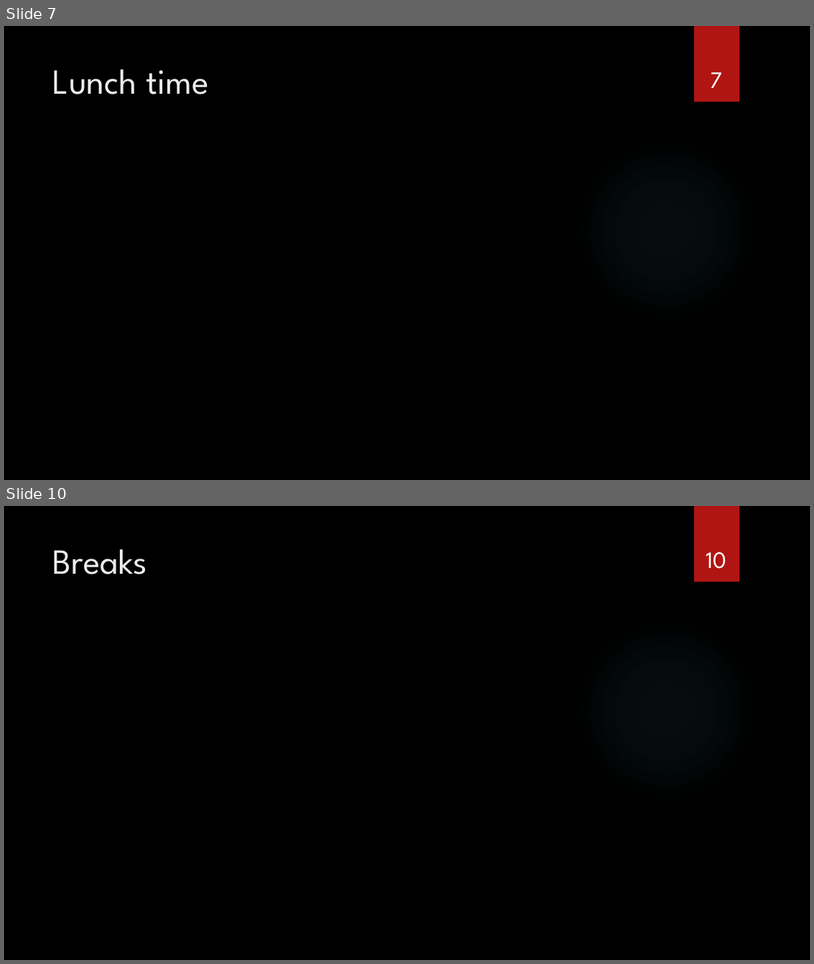
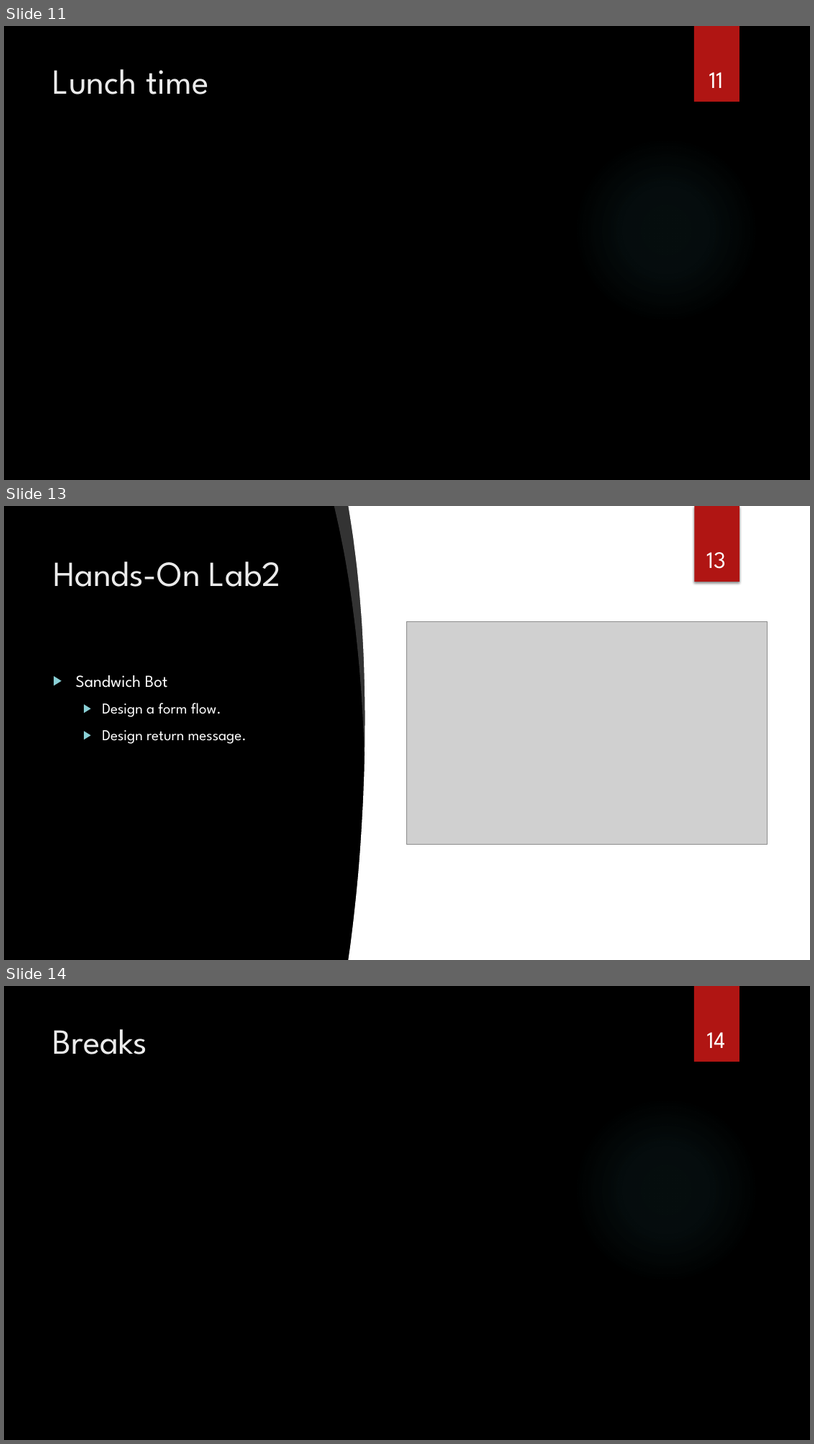
Before and after one commit to Johndgnzj/FCULab.GraphAndBot, a slide deck: Documents/Workshop-Day2_BotFramework.pptx. Shown one above the other, each under a label of ours: slides 7 and 10 before the commit, slides 11, 13 and 14 after it; the slides between them are not shown. The pictures are 814x964 and 814x1444 pixels, drawn with LibreOffice and Linux fonts; fonts in the diff are those of the drawing; grey boxes stand for pictures; background and template pictures are left out. Boxes give left, top, right and bottom in pixels: in the first picture for what was removed or moved away, otherwise in the second. Text is boxed around its words. In the diff, an @@ line names an element or a change of style, - is before the commit and + after.

```diff
--- a/Documents/Workshop-Day2_BotFramework.pptx
+++ b/Documents/Workshop-Day2_BotFramework.pptx
@@ slide 13 added at (4,506,810,960), background picture (left out); not listed: 1 template element that a slide beside it also shows @@
@@ freeform shape added at (334,506,371,752), fill #FFFFFF at 20% opacity @@
@@ freeform shape added at (348,506,437,960), fill #FFFFFF @@
@@ rectangle added at (407,506,810,960), fill #FFFFFF @@
@@ rectangle added at (695,506,741,582), fill #B01513 @@
@@ title added at (53,561,281,587), 42 pt, text #EBEBEB @@
+Hands-On Lab2
@@ page number added at (707,552,726,569), 28 pt, text #FFFFFF @@
+13
@@ picture added at (407,621,767,844) @@
@@ text added at (76,675,247,744), 18 pt, text #FFFFFF @@
+▶ Sandwich Bot
+  ▶ Design a form flow.
+  ▶ Design return message.
@@ what was slide 7 is now slide 11 @@
@@ page number at (710,72,724,88): text changed @@
-7
+11
@@ what was slide 10 is now slide 14 @@
@@ page number at (707,1032,726,1048): text changed @@
-10
+14
```
Also in this commit, not shown: 6 slides changed, 5 other slides added, 1 slide removed, 7 other files.
